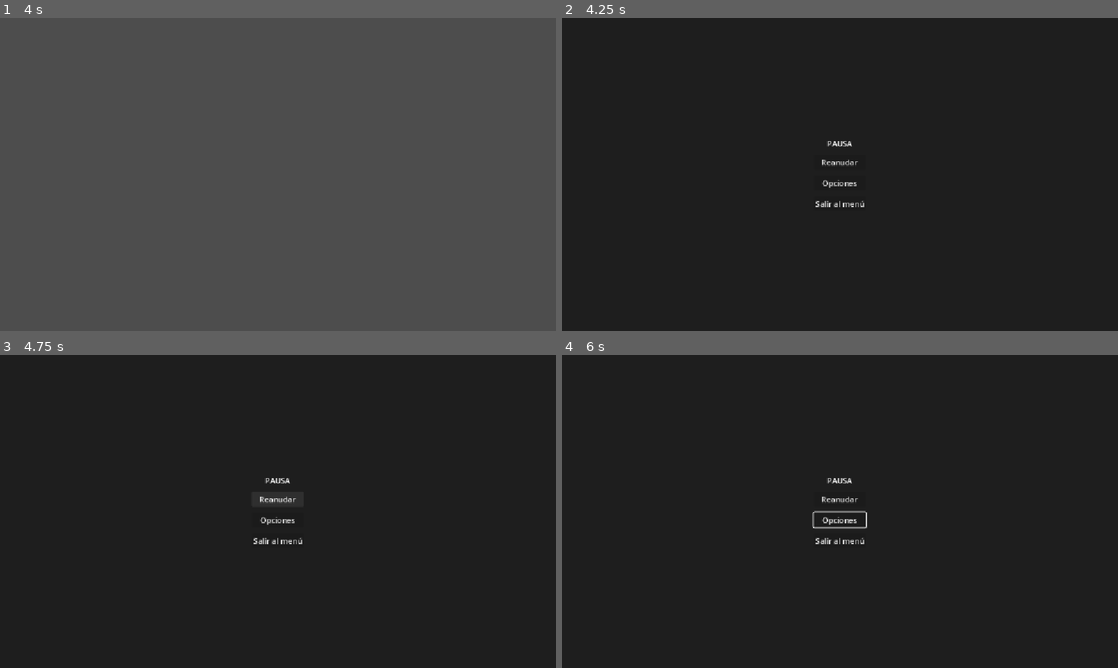
Above: before the commit, frames 1-4 (two rows, left to right).
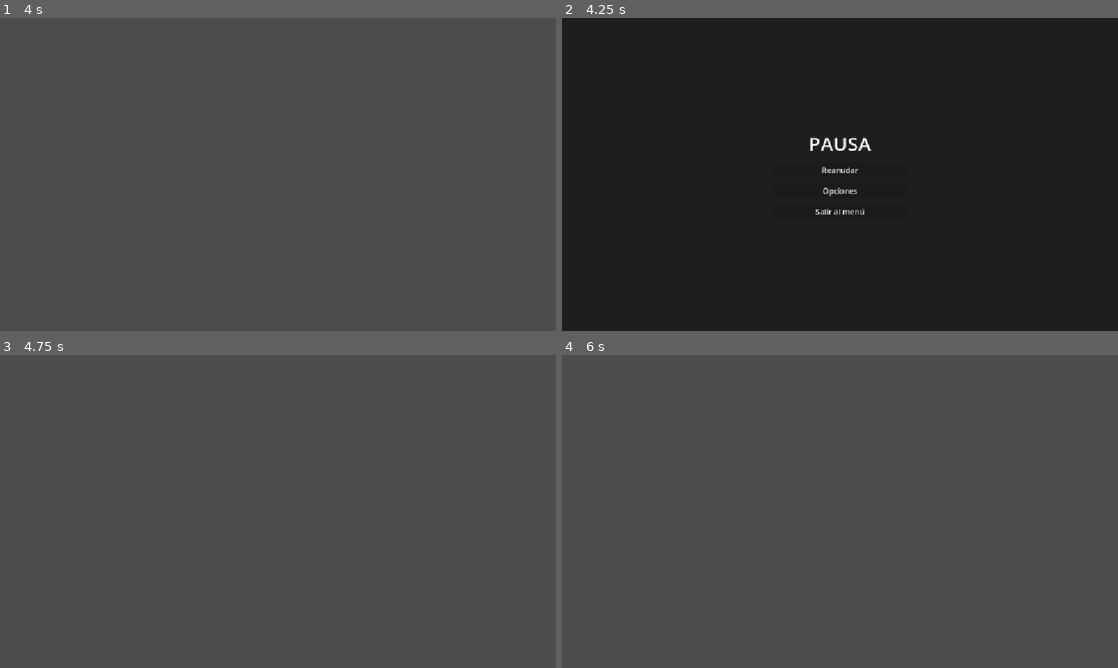
Above: after the commit, the same moments.

Repository: nicolasbuelvas/IAdashems
Game: Godot game, scene res://ui/pause_menu.tscn
The game is run twice, just before and just after one commit, with the same random seed, the same clock (stepped at 60 frames per second) and the same inputs. The project has no main scene, so this scene is started directly.
Inputs (mouse positions are in pixels of both pictures, inside the frame that each line leads up to):
- Up to frame 1 (4 s): tap Enter (ui_accept) at 0.5, 0.77, 1.25, 2, 2.75, 3.5, 3.77 s; move the mouse to (400, 158) at 0.52 s; hold Right (ui_right) 0.53-1.25 s; tap Shift at 0.6, 2.1, 3.6 s; click (400, 158) at 0.67 s; drag from (166, 190) to (250, 237) at 1.27 s; move the mouse to (333, 105) at 2.02 s; hold Right (ui_right) 2.03-2.75 s; drag from (250, 237) to (111, 127) at 2.77 s; move the mouse to (444, 221) at 3.52 s; hold Left (ui_left) from 3.53 s (still down)
- Up to frame 2 (4.25 s): keep holding Left (ui_left); tap Escape (ui_cancel) at 4.15 s
- Up to frame 3 (4.75 s): release Left (ui_left) at 4.25 s; click (278, 508) at 4.25 s, where only the run after the commit has a clickable "Reanudar"
- Up to frame 4 (6 s): tap Enter (ui_accept) at 5 s; drag from (673, 464) to (756, 433) at 5.02 s; move the mouse to (867, 511) at 5.77 s; hold Down (ui_down) from 5.78 s (still down); tap Shift at 5.85 s; click (867, 511) at 5.92 s

Frame 1 is identical in both runs. In frame 2, 0.8% of the frame differs, in the area x 44-56%, y 38-63%; in frame 3, 100%, in the area x 0-100%, y 0-100%; in frame 4, 100%.

Commit message:
[23:31][IAdashems][AI] feat(ui): pausa con process_mode ALWAYS y toggle sin depender de GameManager

Diff:
--- a/ui/pause_menu.gd
+++ b/ui/pause_menu.gd
@@ -1,25 +1,57 @@
 extends Control
+## Menú de pausa (persona D).
+##
+## Mientras C no tenga GameManager, el menú conmuta la pausa él mismo.
+## Cuando EventBus exista con pause_toggled, Esc lo maneja GameManager (C) y
+## este menú solo escucha la señal (así no se duplica el toggle).
 
-func _ready():
+var _event_bus: Node = null
+
+
+func _ready() -> void:
 	hide()
+	var bus = get_node_or_null("/root/EventBus")
+	if bus and bus.has_signal("pause_toggled"):
+		_event_bus = bus
+		_event_bus.connect("pause_toggled", _on_pause_toggled)
 
-func _input(event):
-	if event.is_action_pressed("ui_cancel"): # Asumiendo "Esc" mapeado a ui_cancel
+
+func _input(event: InputEvent) -> void:
+	if event.is_action_pressed("ui_cancel"):
 		toggle_pause()
 
-func toggle_pause():
-	get_tree().paused = not get_tree().paused
-	visible = get_tree().paused
 
-func _on_ResumeButton_pressed():
-	toggle_pause()
+## Pausa/reanuda. Sin EventBus lo hace él mismo; con EventBus emite la señal
+## de contrato y aplica el resultado (idempotente, sin importar quién más
+## escuche pause_toggled).
+func toggle_pause() -> void:
+	if _event_bus:
+		_event_bus.emit_signal("pause_toggled", not get_tree().paused)
+	else:
+		_set_paused(not get_tree().paused)
 
-func _on_OptionsButton_pressed():
-	# Reemplazar con GameManager.goto("options_menu") cuando esté implementado
+
+func _on_pause_toggled(paused: bool) -> void:
+	_set_paused(paused)
+
+
+func _set_paused(paused: bool) -> void:
+	get_tree().paused = paused
+	visible = paused
+
+
+func _on_ResumeButton_pressed() -> void:
+	if _event_bus:
+		_event_bus.emit_signal("pause_toggled", false)
+	else:
+		_set_paused(false)
+
+
+func _on_OptionsButton_pressed() -> void:
+	# Pendiente: GameManager.goto(&"options") — GameManager es de C y está vacío.
 	print("Ir a opciones")
-	get_tree().set_input_as_handled()
 
-func _on_QuitButton_pressed():
-	# Reemplazar con GameManager.goto("main_menu") cuando esté implementado
+
+func _on_QuitButton_pressed() -> void:
+	# Pendiente: GameManager.goto(&"menu") — GameManager es de C y está vacío.
 	print("Salir al menú principal")
-	get_tree().set_input_as_handled()
--- a/ui/pause_menu.tscn
+++ b/ui/pause_menu.tscn
@@ -1,8 +1,9 @@
-[gd_scene format=3 uid="uid://cmf2f53o82h1z"]
+[gd_scene load_steps=2 format=3 uid="uid://cmf2f53o82h1z"]
 
 [ext_resource type="Script" path="res://ui/pause_menu.gd" id="1_pqrst"]
 
 [node name="PauseMenu" type="Control"]
+process_mode = 3
 layout_mode = 3
 anchors_preset = 15
 anchor_right = 1.0
@@ -29,18 +30,22 @@
 
 [node name="Title" type="Label" parent="Center/Rows"]
 layout_mode = 2
+theme_override_font_sizes/font_size = 40
 text = "PAUSA"
 horizontal_alignment = 1
 
 [node name="ResumeButton" type="Button" parent="Center/Rows"]
+custom_minimum_size = Vector2(280, 0)
 layout_mode = 2
 text = "Reanudar"
 
 [node name="OptionsButton" type="Button" parent="Center/Rows"]
+custom_minimum_size = Vector2(280, 0)
 layout_mode = 2
 text = "Opciones"
 
 [node name="QuitButton" type="Button" parent="Center/Rows"]
+custom_minimum_size = Vector2(280, 0)
 layout_mode = 2
 text = "Salir al menú"
 [connection signal="pressed" from="Center/Rows/ResumeButton" to="." method="_on_ResumeButton_pressed"]
Not shown, added: ui/pause_menu.gd.uid
